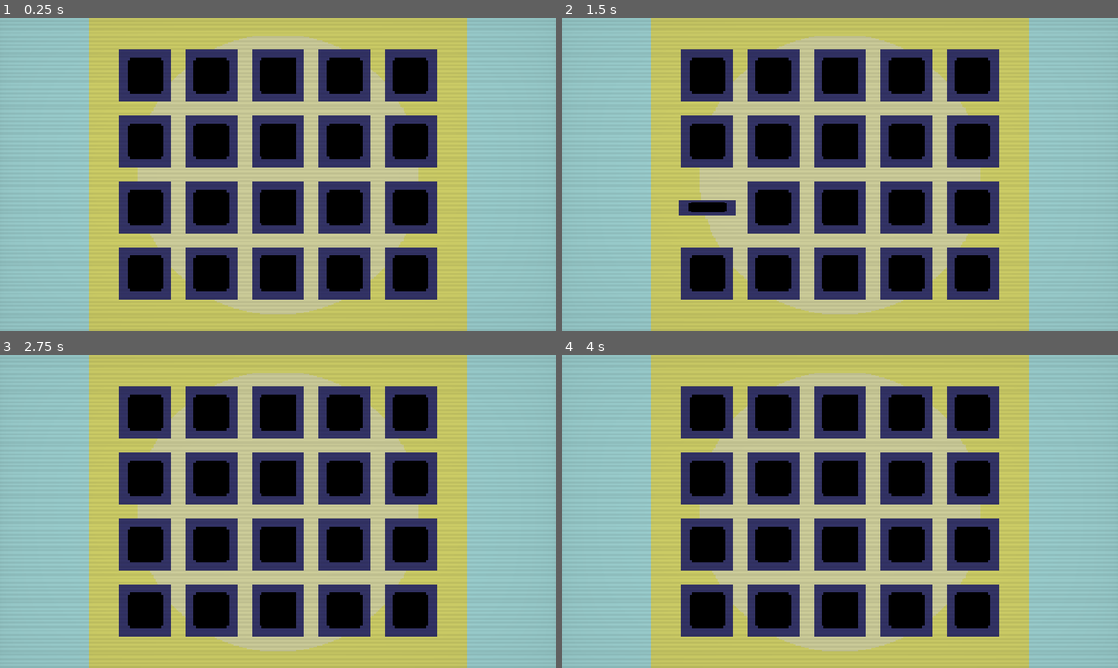
Above: before the commit, frames 1-4 (two rows, left to right).
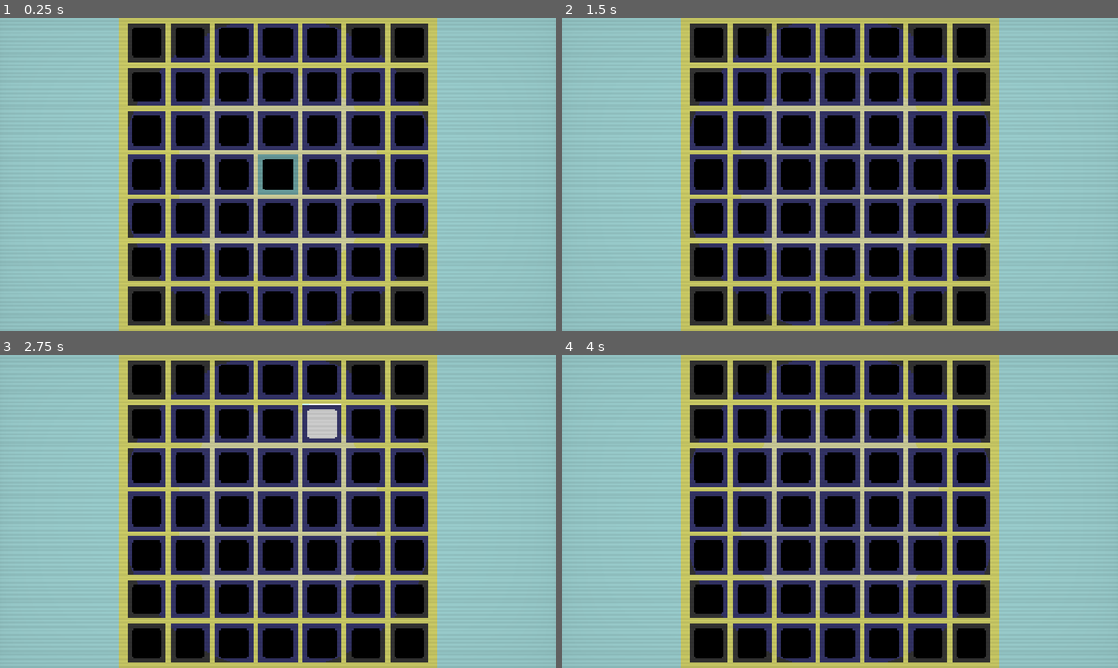
Above: after the commit, the same moments.

Repository: jamsaltman/game1
Game: Godot game, scene res://scenes/main.tscn
Same seed, same stepped clock (60 frames per second), same inputs: the game is played once before the commit and once after it.
Inputs (mouse positions are in pixels of both pictures, inside the frame that each line leads up to):
- Up to frame 1 (0.25 s): no input
- Up to frame 2 (1.5 s): tap Enter at 0.5 s; move the mouse to (962, 158) at 0.52 s; tap R at 0.6, 1.35 s; click (962, 158) at 0.67 s; move the mouse to (728, 190) at 1.27 s; click (728, 190) at 1.42 s
- Up to frame 3 (2.75 s): move the mouse to (333, 442) at 2.02 s; tap R at 2.1 s; click (333, 442) at 2.17 s
- Up to frame 4 (4 s): move the mouse to (812, 574) at 2.77 s; tap R at 2.85, 3.6 s; click (812, 574) at 2.92 s; move the mouse to (1006, 558) at 3.52 s; click (1006, 558) at 3.67 s

The runs differ from the first frame. In frame 1, 53% of the frame differs, in the area x 16-84%, y 0-100%; in frame 2, 52%; in frame 3, 53%; in frame 4, 52%.

Commit message:
Expand board to 7x7 and tighten tile spacing

Diff:
--- a/scripts/board.gd
+++ b/scripts/board.gd
@@ -3,10 +3,12 @@
 
 const TileDataRef = preload("res://scripts/flip_tile_data.gd")
 
-@export_range(2, 10, 1) var grid_width: int = 5
-@export_range(2, 10, 1) var grid_height: int = 4
-@export_range(1.0, 2.0, 0.01) var tile_spacing: float = 1.28
-@export var tile_size: float = 1.0
+@export_range(2, 10, 1) var grid_width: int = 7
+@export_range(2, 10, 1) var grid_height: int = 7
+@export_range(1.0, 2.0, 0.01) var tile_spacing: float = 1.18
+@export var tile_size: float = 1.04
+@export_range(0.0, 2.0, 0.01) var board_margin: float = 0.3
+@export_range(0.0, 3.0, 0.01) var camera_padding: float = 0.3
 @export var icon_pool: PackedStringArray = PackedStringArray([
 	"sun",
 	"leaf",
@@ -123,9 +125,9 @@
 func _update_board_base() -> void:
 	var mesh := BoxMesh.new()
 	mesh.size = Vector3(
-		maxf(grid_width * tile_spacing, tile_size) + 0.9,
+		maxf(grid_width * tile_spacing, tile_size) + board_margin,
 		0.24,
-		maxf(grid_height * tile_spacing, tile_size) + 0.9
+		maxf(grid_height * tile_spacing, tile_size) + board_margin
 	)
 	_board_base.mesh = mesh
 	_board_base.position = Vector3(0.0, 0.0, 0.0)
@@ -145,9 +147,8 @@
 	var board_width := maxf((grid_width - 1) * tile_spacing + tile_size, tile_size)
 	var board_height := maxf((grid_height - 1) * tile_spacing + tile_size, tile_size)
 	var aspect_ratio := safe_size.x / safe_size.y
-	var framing_padding := 1.2
-	var required_height := board_height + framing_padding
-	var required_width_as_height := (board_width + framing_padding) / maxf(aspect_ratio, 0.001)
+	var required_height := board_height + camera_padding
+	var required_width_as_height := (board_width + camera_padding) / maxf(aspect_ratio, 0.001)
 
 	camera.projection = Camera3D.PROJECTION_ORTHOGONAL
 	camera.size = maxf(required_height, required_width_as_height)
--- a/scripts/tile.gd
+++ b/scripts/tile.gd
@@ -120,7 +120,7 @@
 	_body_mesh.mesh = box_mesh
 
 	var face_mesh := QuadMesh.new()
-	face_mesh.size = Vector2(tile_width * 0.78, tile_depth * 0.78)
+	face_mesh.size = Vector2(tile_width * 0.86, tile_depth * 0.86)
 
 	_back_face.mesh = face_mesh
 	_back_face.rotation.x = -PI / 2.0
